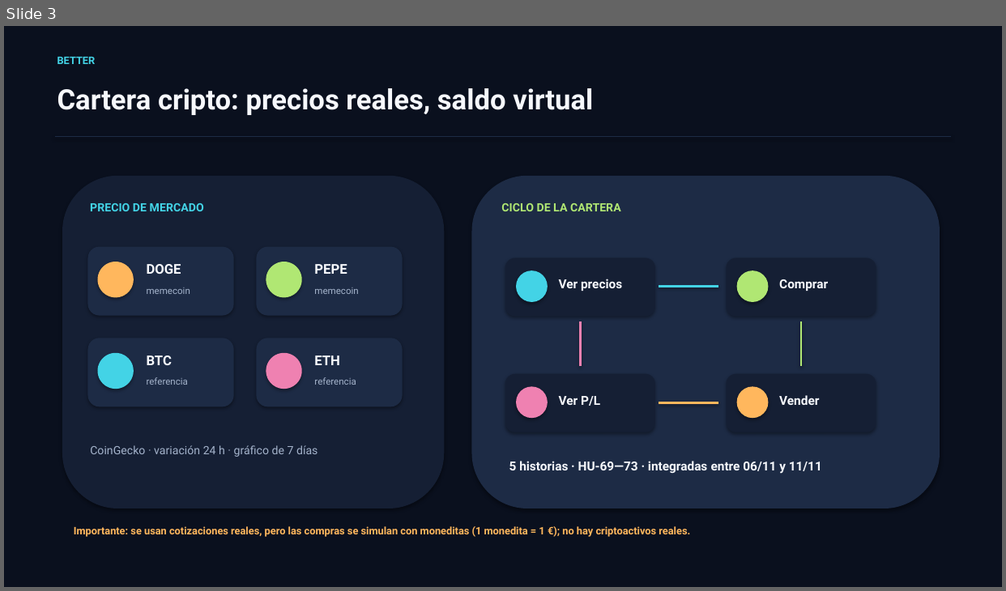
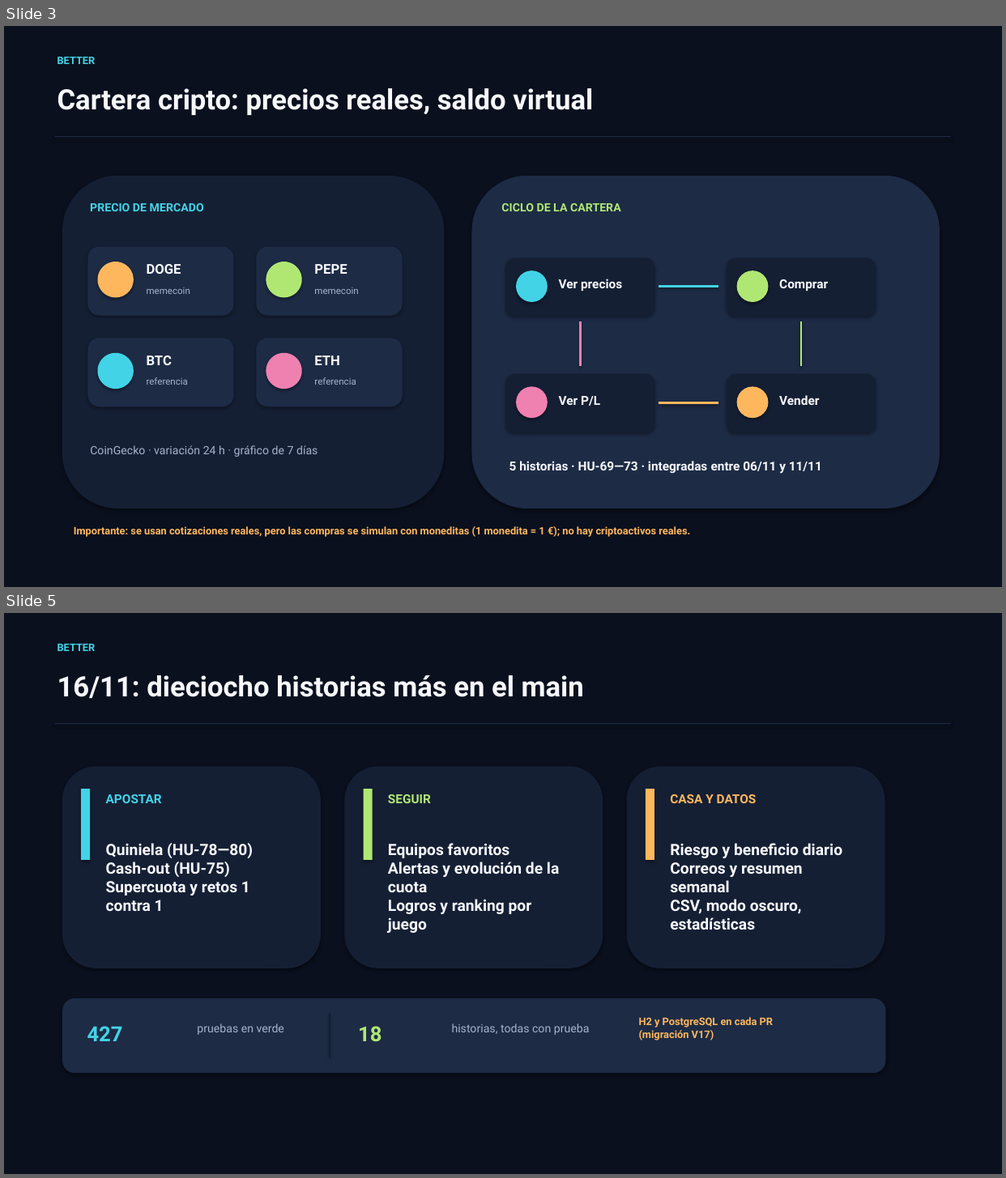
Before and after one commit to riverri/IS1, a slide deck: docs/presentaciones/presentacion4.pptx. Shown one above the other, each under a label of ours: slide 3 before the commit, slides 3 and 5 after it; the slides between them are not shown. The pictures are 1006x591 and 1006x1178 pixels, drawn with LibreOffice and Linux fonts; fonts in the diff are those of the drawing. Boxes give left, top, right and bottom in pixels: in the first picture for what was removed or moved away, otherwise in the second. Text is boxed around its words. In the diff, an @@ line names an element or a change of style, - is before the commit and + after.

```diff
--- a/docs/presentaciones/presentacion4.pptx
+++ b/docs/presentaciones/presentacion4.pptx
@@ slide 5 added at <box>4,613,1002,1174</box>, background #0A101E @@
@@ text added at <box>57,644,96,651</box>, 10 pt, text #43D3E6, bold @@
+BETTER
@@ text added at <box>57,675,584,698</box>, 27 pt, text #F6F8FC, bold @@
+16/11: dieciocho historias más en el main
@@ line added from (55, 724) to (951, 724), #1D2B45 1 pt @@
@@ rounded rectangle added at <box>62,766,321,969</box>, fill #151F34 @@
@@ rounded rectangle added at <box>345,766,603,969</box>, fill #151F34 @@
@@ rounded rectangle added at <box>627,766,885,969</box>, fill #151F34 @@
@@ rectangle added at <box>81,789,90,860</box>, fill #43D3E6 @@
@@ text added at <box>106,794,162,803</box>, 12 pt, text #43D3E6, bold @@
+APOSTAR
@@ rectangle added at <box>364,789,373,860</box>, fill #B0E773 @@
@@ text added at <box>388,794,431,803</box>, 12 pt, text #B0E773, bold @@
+SEGUIR
@@ rectangle added at <box>646,789,654,860</box>, fill #FFB75D @@
@@ text added at <box>670,794,756,803</box>, 12 pt, text #FFB75D, bold @@
+CASA Y DATOS
@@ text added at <box>106,843,253,911</box>, 15 pt, text #F6F8FC, bold @@
+Quiniela (HU-78—80)
+Cash-out (HU-75)
+Supercuota y retos 1 contra 1
@@ text added at <box>388,843,559,933</box>, 15 pt, text #F6F8FC, bold @@
+Equipos favoritos
+Alertas y evolución de la cuota
+Logros y ranking por juego
@@ text added at <box>670,843,842,930</box>, 15 pt, text #F6F8FC, bold @@
+Riesgo y beneficio diario
+Correos y resumen semanal
+CSV, modo oscuro, estadísticas
@@ rounded rectangle added at <box>62,999,886,1073</box>, fill #1D2B45 @@
@@ text added at <box>197,1024,284,1035</box>, 11 pt, text #A4B3CB @@
+pruebas en verde
@@ line added from (330, 1013) to (330, 1059), #151F34 1 pt @@
@@ text added at <box>452,1024,590,1035</box>, 11 pt, text #A4B3CB @@
+historias, todas con prueba
@@ text added at <box>639,1017,773,1041</box>, 10 pt, text #FFB75D, bold @@
+H2 y PostgreSQL en cada PR
+(migración V17)
@@ text added at <box>87,1026,123,1041</box>, 20 pt, text #43D3E6, bold @@
+427
@@ text added at <box>358,1026,381,1042</box>, 20 pt, text #B0E773, bold @@
+18
```
Also in this commit, not shown: 3 slides changed, 3 other files.
